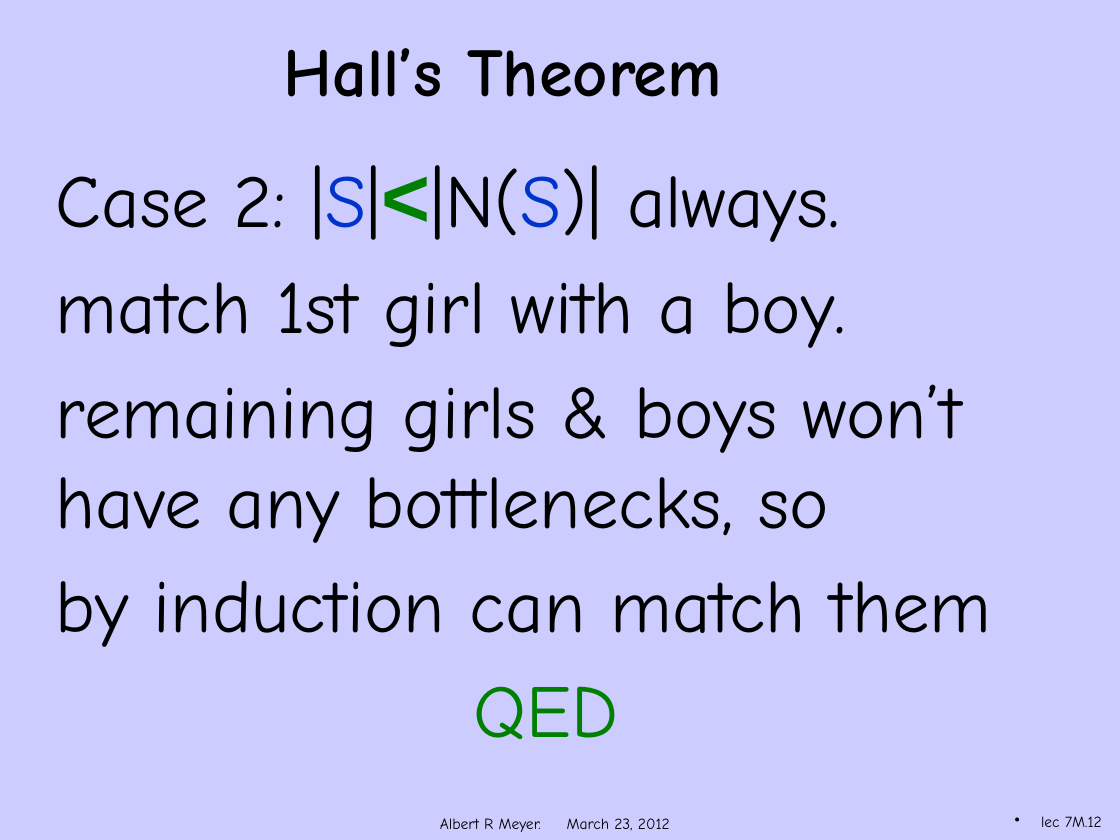
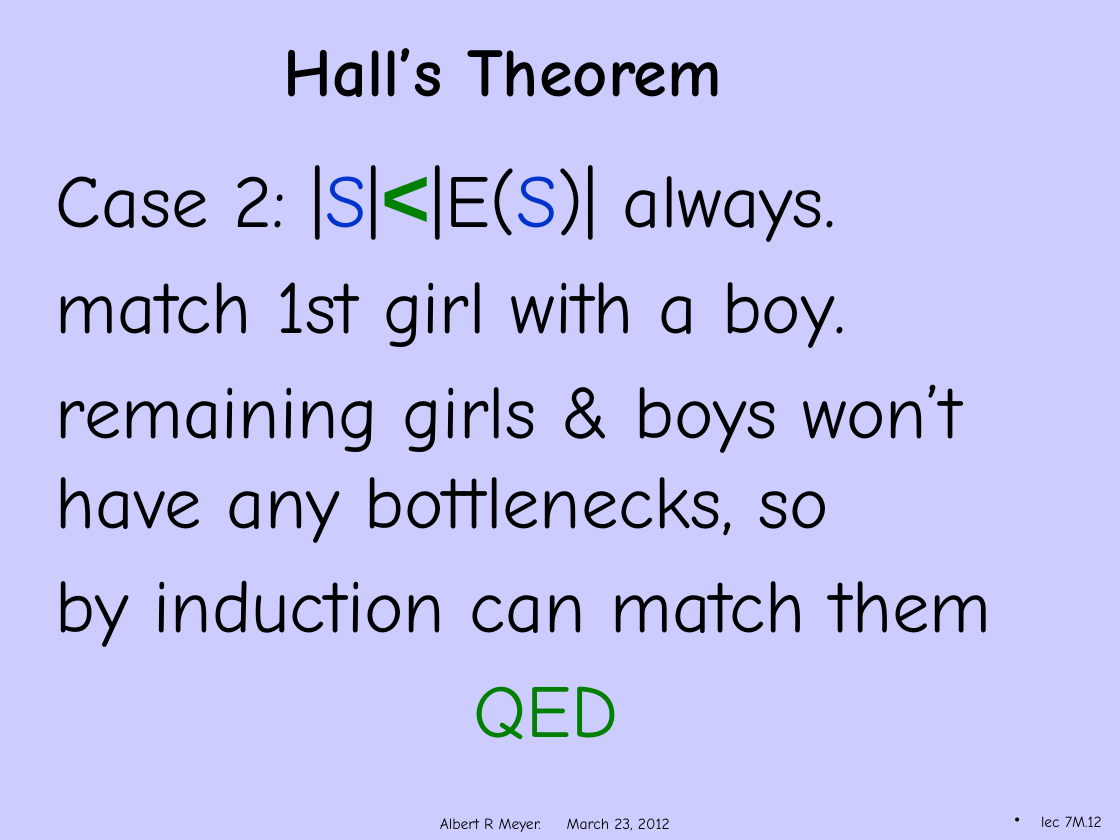
Before and after one commit to armeyer/mcs_web, a slide deck: slide 12 of spring12/slidesS12/hall-proof.pptx. Drawn at 1120x840 pixels with LibreOffice and Linux fonts; fonts in the diff are those of the drawing; background and template pictures are left out. Boxes give left, top, right and bottom in pixels: in the first picture for what was removed or moved away, otherwise in the second. Text is boxed around its words. In the diff, an @@ line names an element or a change of style, - is before the commit and + after.

Commit message:
edits bipartite-matching.pptx hall-proof.pptx

```diff
--- a/spring12/slidesS12/hall-proof.pptx
+++ b/spring12/slidesS12/hall-proof.pptx
@@ text at [56, 165, 836, 242]: text changed @@
-Case 2: |S|<|N(S)| always.
+Case 2: |S|<|E(S)| always.
```
Also in this commit, not shown: 3 other slides changed, 1 other file.
